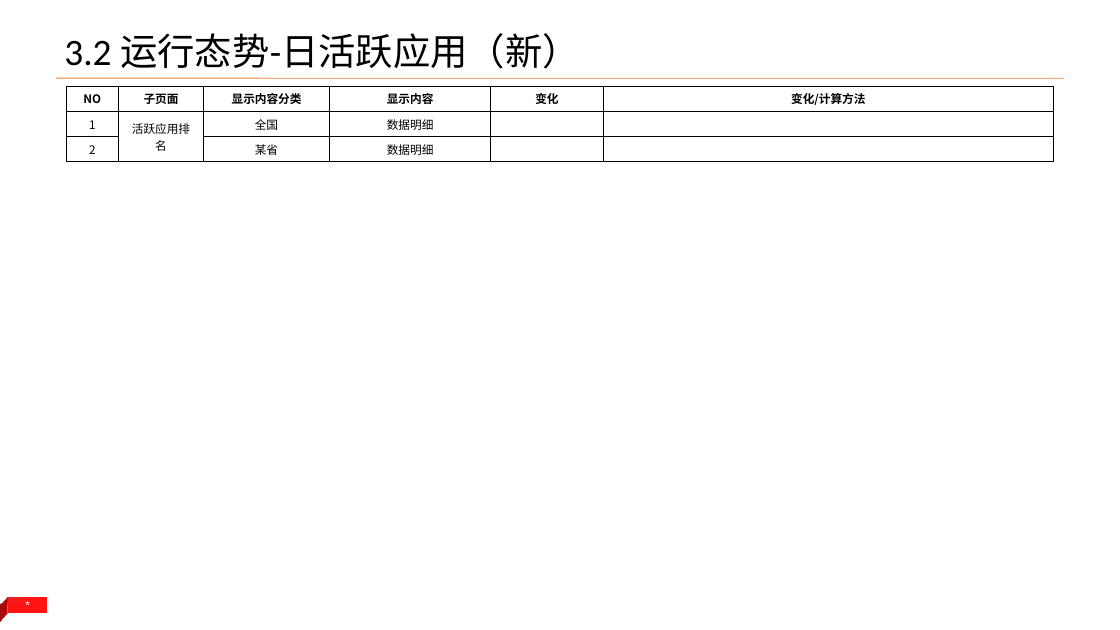
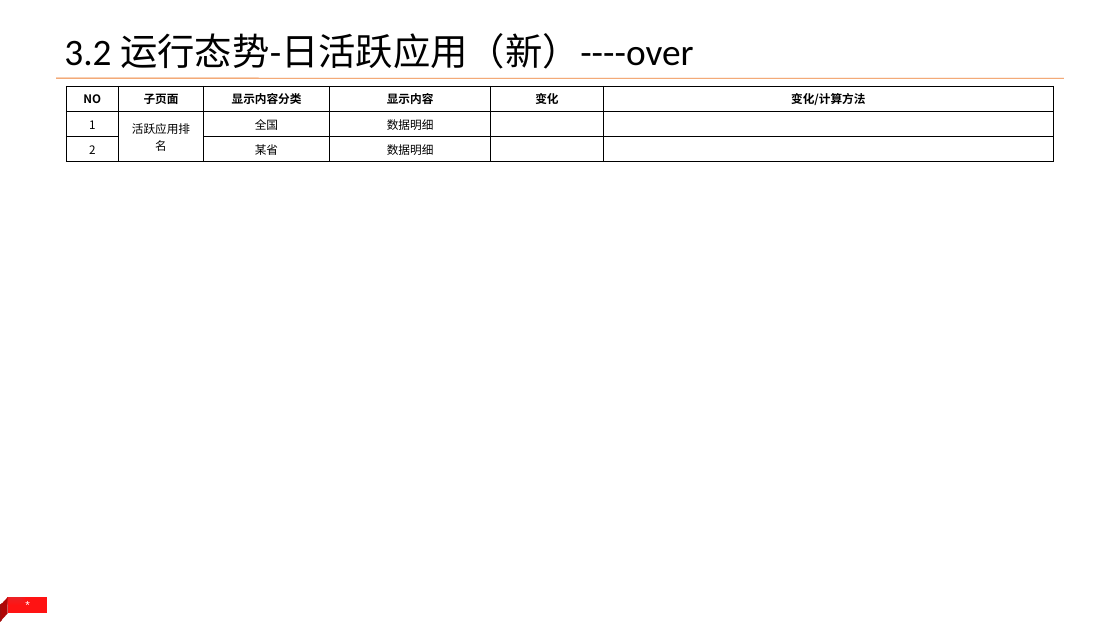
Before and after one commit to yangld/learn, a slide deck: slide 13 of 1附件/全国集中管控改动内容_v2_1.pptx. Drawn at 1120x630 pixels with LibreOffice and Linux fonts; fonts in the diff are those of the drawing. Boxes give left, top, right and bottom in pixels: in the first picture for what was removed or moved away, otherwise in the second. Text is boxed around its words. In the diff, an @@ line names an element or a change of style, - is before the commit and + after.

Commit message:
vault backup: 2023-02-23 18:01:45
Affected files:
1附件/全国集中管控改动内容_v2_1.pptx

```diff
--- a/1附件/全国集中管控改动内容_v2_1.pptx
+++ b/1附件/全国集中管控改动内容_v2_1.pptx
@@ title at box(64, 33, 693, 69): text changed @@
-3.2 运行态势-日活跃应用（新）
+3.2 运行态势-日活跃应用（新）----over
```
